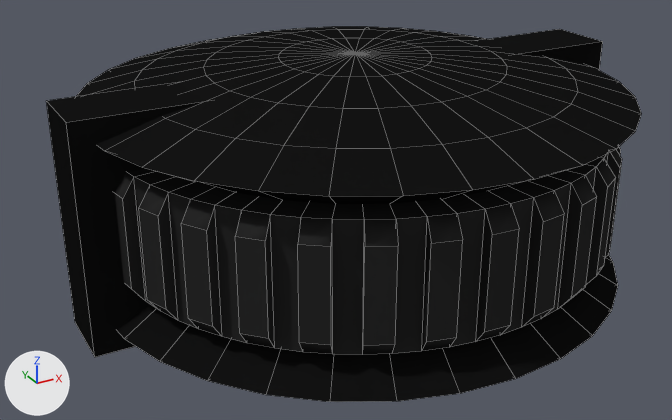
Renders of the Blender file trunk/data/tactile_wheel.blend from each side of a commit.
One viewpoint serves both versions: a camera (50 mm lens) standing at (-1.8, -3.12, 1.42) and looking at (-0.09, -0.02, -0.14). The axes (+X, +Y, +Z) are drawn at lower left. The lights are the same throughout. Mesh edges are drawn as thin lines.

The older version as bpy lines, for what is in view:
```python
me_cube_001 = bpy.data.meshes.new('Cube.001')
me_cube_001.from_pydata(...)  # a box spanning x -1.0..1.0, y -1.0..1.0, z -1.0..1.0
me_cube_001.materials.append(mat_material_000)  # black #141414
me_cylinder_001 = bpy.data.meshes.new('Cylinder.001')
me_cylinder_001.from_pydata(...)  # 258 vertices, 320 faces; spans x -1.05..1.05, y -1.05..1.05, z -1.45..1.45
# faces by material slot: [319, 1]
me_cylinder_001.materials.append(mat_material_002)  # black #2a2a2a
me_cylinder_001.materials.append(mat_highlight)  # white #e7e7e7
me_sphere = bpy.data.meshes.new('Sphere')
me_sphere.from_pydata(...)  # 482 vertices, 512 faces; spans x -0.71..0.71, y -0.71..0.71, z -1.0..1.0
me_sphere.materials.append(mat_material_000)  # black #141414
ob_cube = bpy.data.objects.new('Cube', me_cube_001)
ob_cube.location = (0.0, 0.0, 0.0)
ob_cube.scale = (1.17, -0.14, 0.452)
ob_cylinder = bpy.data.objects.new('Cylinder', me_cylinder_001)
ob_cylinder.location = (0.0, 0.0, 0.0)
ob_cylinder.rotation_euler = (0.0, 0.0, 0.785)  # degrees (0, 0, 45)
ob_cylinder.scale = (1.0, 1.0, 0.167)
ob_sphere = bpy.data.objects.new('Sphere', me_sphere)
ob_sphere.location = (0.0, 0.0, 0.0)
ob_sphere.scale = (1.55, 1.55, 0.51)
```
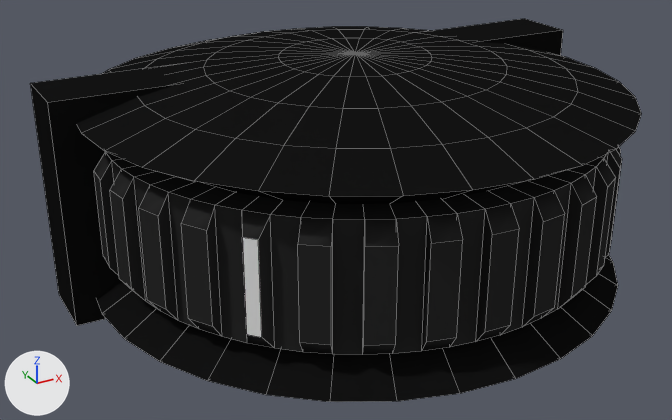
The change in detail:
me_cylinder_001 has 258 vertices, 320 faces and spans x -1.05..1.05, y -1.05..1.05, z -1.45..1.45.
me_cylinder_001 is used by ob_cylinder; location (0.0, 0.0, 0.0); rotation (0.0, 0.0, 0.785), in degrees (0, 0, 45); scale (1.0, 1.0, 0.167).
Part 1, on me_cylinder_001:
Vertex 190 of me_cylinder_001 moves from (-0.1, -1.04, -1.05) at pixel (609, 253) to (-0.08, -1.05, -1.05) at pixel (246, 334).
Vertex 191 of me_cylinder_001 moves from (-0.1, -1.04, 1.05) at pixel (620, 168) to (-0.08, -1.05, 1.05) at pixel (242, 237).
Vertex 192 of me_cylinder_001 moves from (0.0, -1.05, -1.05) at pixel (611, 242) to (-0.02, -1.05, -1.05) at pixel (261, 337).
Vertex 193 of me_cylinder_001 moves from (0.0, -1.05, 1.05) at pixel (622, 159) to (-0.02, -1.05, 1.05) at pixel (258, 239).
Object 'Cube' (ob_cube) moves from (0.0, 0.0, 0.0) to (0.0, 0.256, 0.0).
Object 'Cylinder' (ob_cylinder) turns from (0, 0, 45) to (0, 0, -45) degrees about x, y and z.

Boxes (x1, y1, x2, y2) around the edits, measured in the pictures (672 x 420 px; the box of a moved part takes in the faces that stretch with it):
'Cylinder', reshaped, turned: before (114, 147, 622, 355); after (94, 147, 622, 355)
'Cube', moved: before (46, 29, 603, 357); after (30, 19, 563, 326)
part 1 of me_cylinder_001, moved or reshaped: before (606, 149, 622, 256); after (242, 211, 275, 349)
